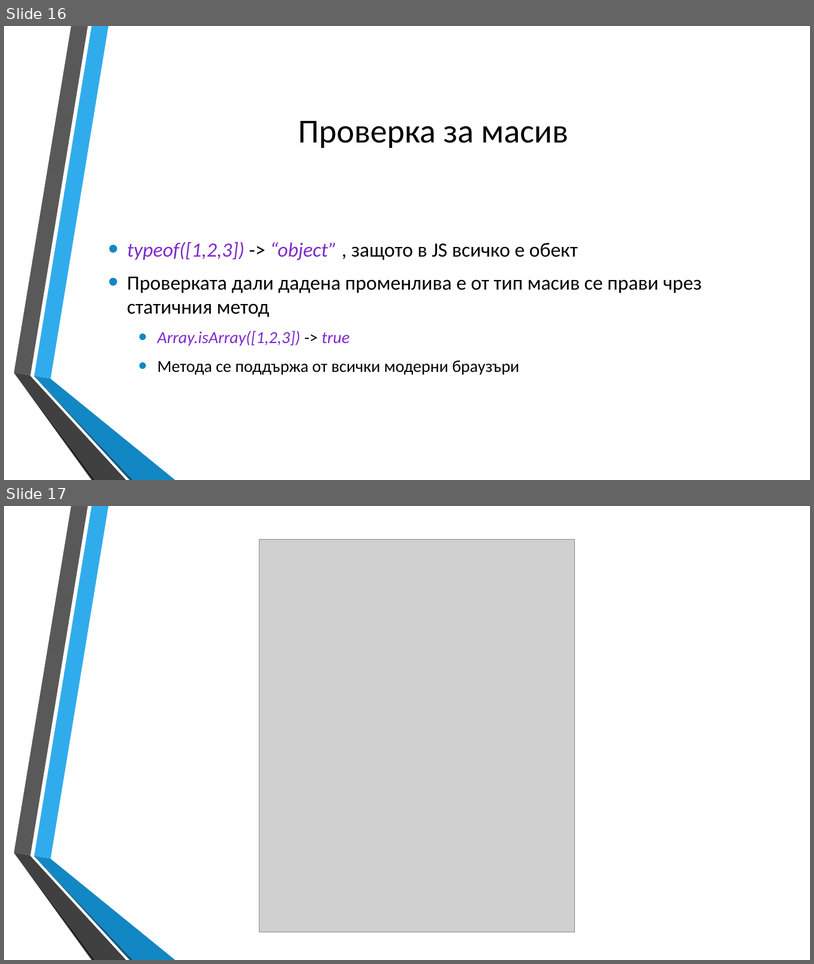
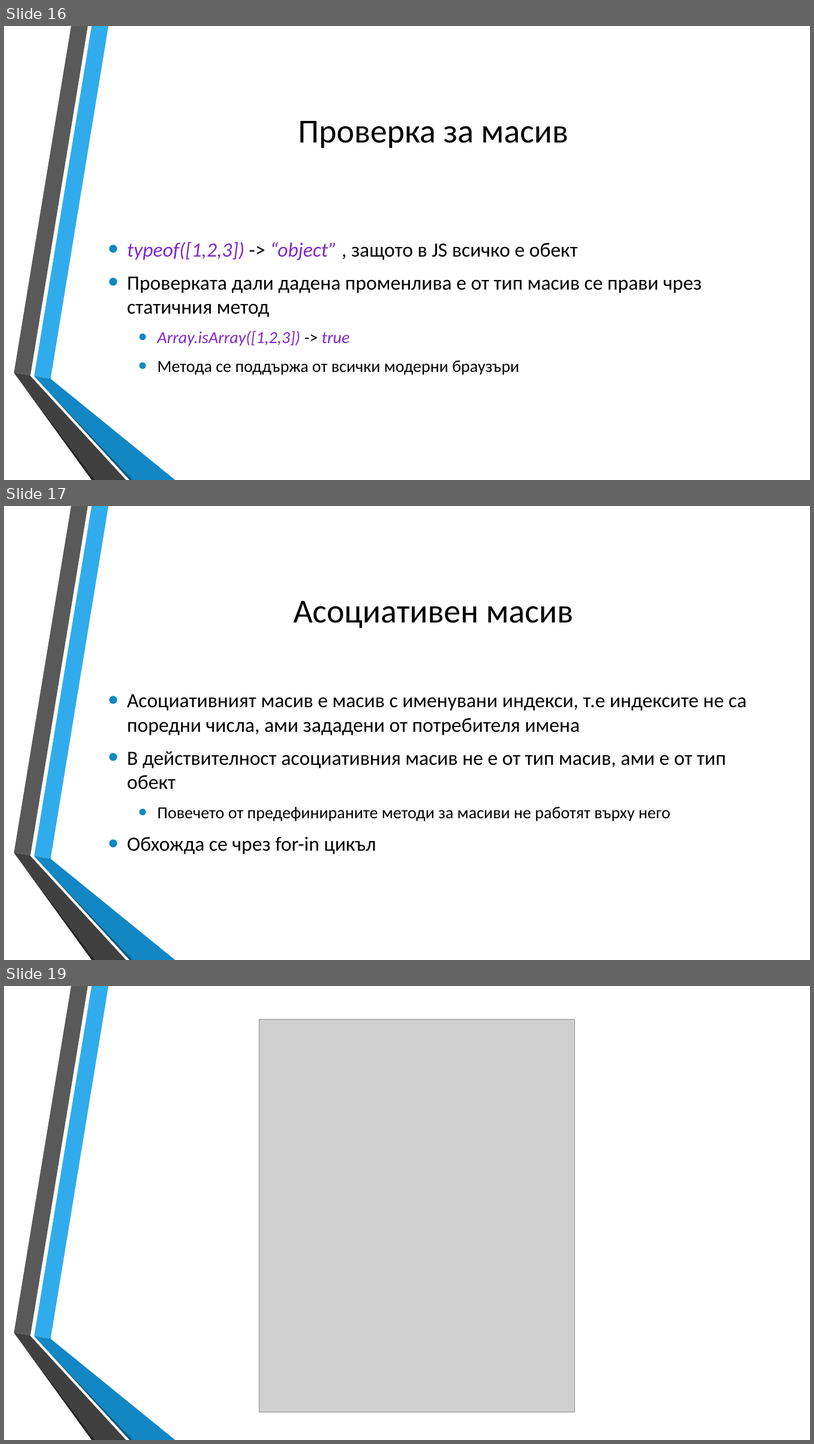
Before and after one commit to dnmitev/IT-Academy, a slide deck: JS Fundamentals/5.Arrays/JS-Arrays.pptx. Shown one above the other, each under a label of ours: slides 16 and 17 before the commit, slides 16, 17 and 19 after it; the slides between them are not shown. The pictures are 814x964 and 814x1444 pixels, drawn with LibreOffice and Linux fonts; fonts in the diff are those of the drawing; grey boxes stand for pictures; background and template pictures are left out. Boxes give left, top, right and bottom in pixels: in the first picture for what was removed or moved away, otherwise in the second. Text is boxed around its words. In the diff, an @@ line names an element or a change of style, - is before the commit and + after.

```diff
--- a/JS Fundamentals/5.Arrays/JS-Arrays.pptx
+++ b/JS Fundamentals/5.Arrays/JS-Arrays.pptx
@@ slide 17 added at (4, 506, 810, 960), background picture (left out); not listed: 6 template elements that a slide beside it also shows @@
@@ title added at (293, 601, 573, 628), 40 pt, text #000000 @@
+Асоциативен масив
@@ text added at (127, 694, 747, 854), 24 pt, text #000000 @@
+• Асоциативният масив е масив с именувани индекси, т.е индексите не са поредни числа, ами зададени от потребителя имена
+• В действителност асоциативния масив не е от тип масив, ами е от тип обект
+  • Повечето от предефинираните методи за масиви не работят върху него
+• Обхожда се чрез for-in цикъл
@@ what was slide 17 is now slide 19 @@
```
Also in this commit, not shown: 1 other slide added, 2 other files.
